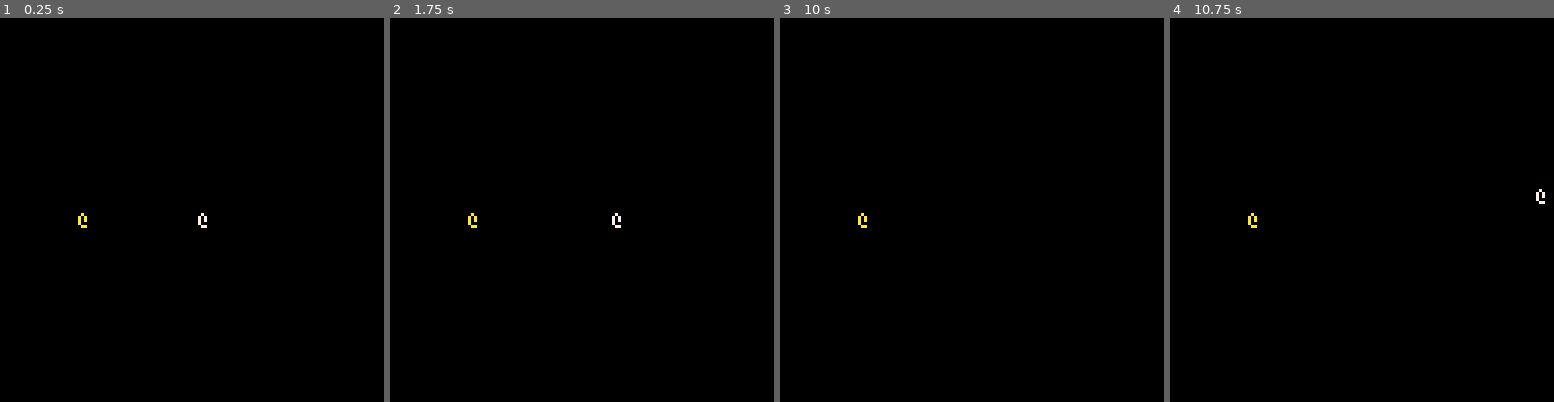
Above: before the commit, frames 1-4 (left to right).
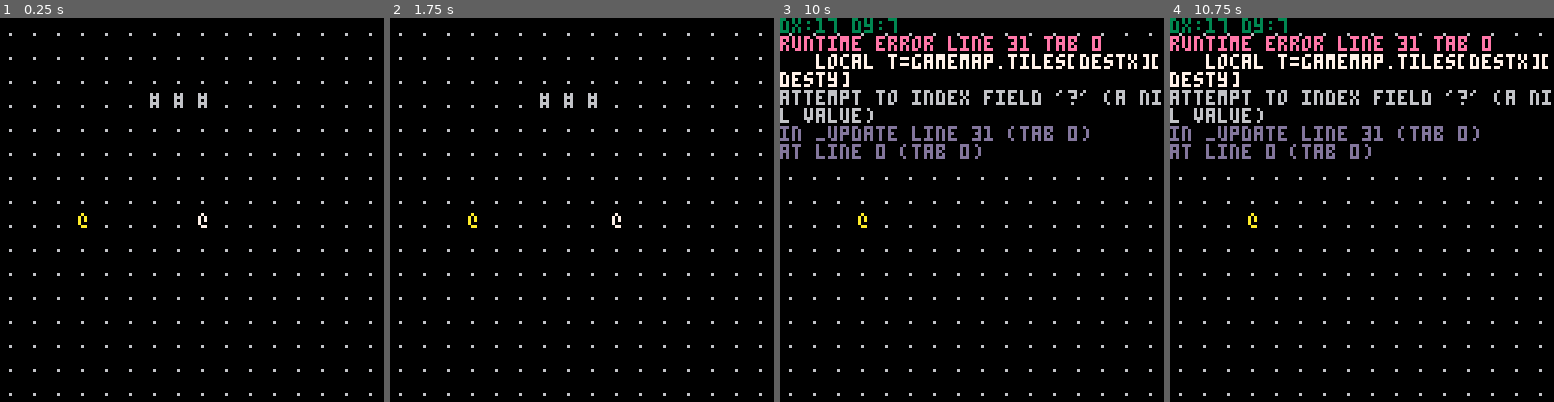
Above: after the commit, the same moments.

Repository: jneda/rldevtut
Game: PICO-8 cartridge rldevtut.p8
Two runs of this game, one before a commit and one after it. Both use one fixed random seed, a clock stepped at 60 frames per second and the inputs below.
Inputs:
- Up to frame 1 (0.25 s): no input
- Up to frame 2 (1.75 s): hold Right from 1.6 s (still down)
- Up to frame 3 (10 s): release Right at 2.1 s; hold Up 2.15-2.42 s; hold Right 2.47-3.03 s; hold Left 3.08-3.58 s; hold Down 3.63-3.97 s; hold Right 4.02-4.68 s; hold Up 4.73-5.03 s; hold Left 5.08-5.68 s; hold Down 5.73-6.03 s; hold Right 6.08-6.58 s; hold Right 6.63-7.13 s; hold Up 7.18-7.45 s; hold Right 7.5-8.07 s; hold Left 8.12-8.62 s; hold Down 8.67-9 s; hold Right 9.05-9.72 s; hold Up from 9.77 s (still down)
- Up to frame 4 (10.75 s): release Up at 10.07 s; hold Left 10.12-10.72 s

The runs differ from the first frame. In frame 1, 1.8% of the frame differs, in the area x 2-97%, y 3-99%; in frame 2, 1.8%; in frame 3, 8.3%; in frame 4, 8.3%, in the area x 0-100%, y 0-99%.
Error after the commit: runtime error line 31 tab 0; local t=gamemap.tiles[destx][desty]; attempt to index field '?' (a nil value)

Commit message:
Started game map implementation TODO: have both entities and game logic use grid coordinates, and worry about pixel coordinates only in rendering functions TODO: move collision checks into movement action objects

Diff:
--- a/rldevtut.p8
+++ b/rldevtut.p8
@@ -6,6 +6,9 @@
 	screen_height=128
 
 	tile_size=8
+
+	map_width=screen_width/tile_size
+	map_height=screen_height/tile_size
 
 	char_offset_x=2
 	char_offset_y=1
@@ -16,13 +19,22 @@
 	player=make_entity(player_x,player_y,"@",7)
 	npc=make_entity(player_x-5*tile_size,player_y,"@",10)
 	entities={npc,player}
+
+	gamemap=make_map(map_width,map_height)
 end
 
 function _update()
 	action=handle_input()
 	if action then
 		if action.type=="move" then
-			player:move(action.dx,action.dy)
+		 local destx=flr((player.x+action.dx)/tile_size)
+		 local desty=flr((player.y+action.dy)/tile_size)
+		 --debug
+		 print("dx:"..destx.." dy:"..desty,0,0,3)
+		 local t=gamemap.tiles[destx][desty]
+		 if t.walkable and gamemap:in_bounds(destx,desty)then
+			 player:move(action.dx,action.dy)
+   end
   end
  end
 end
@@ -38,6 +50,8 @@
 	 line(0,7+i*8,127,7+i*8)
 	end
 	--]]
+
+	gamemap:draw()
 
 	for entity in all(entities) do
 		print(
@@ -83,6 +97,65 @@
  end
  return o
 end
+-->8
+--map
+
+--tiles
+function make_tile(ch,fg,bg,
+ walkable, transparent)
+
+ return {
+  ch=ch,fg=fg,bg=bg,
+  walkable=walkable,
+  transparent=transparent
+ }
+end
+
+floor=make_tile(".",6,0,true,true)
+wall=make_tile("#",6,0,false,false)
+
+--map table
+function make_map(width,height)
+	local gamemap={}
+	gamemap.width=width
+	gamemap.height=height
+	gamemap.tiles=mapgen(width,height)
+	gamemap.in_bounds=function(self,x,y)
+	 return x>=1 and x<=self.width
+	  and y>=1 and y<=self.height
+	end
+	gamemap.draw=function(self)
+	 for x=1,self.width do
+	 	for y=1,self.height do
+	 		local t=self.tiles[x][y]
+	 		print(t.ch,
+	 		 (x-1)*tile_size+char_offset_x,
+	 		 (y-1)*tile_size+char_offset_y,
+	 		 t.fg)
+			end
+  		end
+	end
+
+	return gamemap
+end
+
+function mapgen(width,height)
+ local tiles={}
+	for x=1,width do
+		local column={}
+		for y=1,height do
+			local t
+			if x>=7 and x<=9 and y==4 then
+				t=wall
+			else
+			 t=floor
+			end
+			column[y]=t
+		end
+		tiles[x]=column
+	end
+	return tiles
+end
 __gfx__
 00000000000000000000000000000000000000000000000000000000000000000000000000000000000000000000000000000000000000000000000000000000
 00000000000000000000000000000000000000000000000000000000000000000000000000000000000000000000000000000000000000000000000000000000
